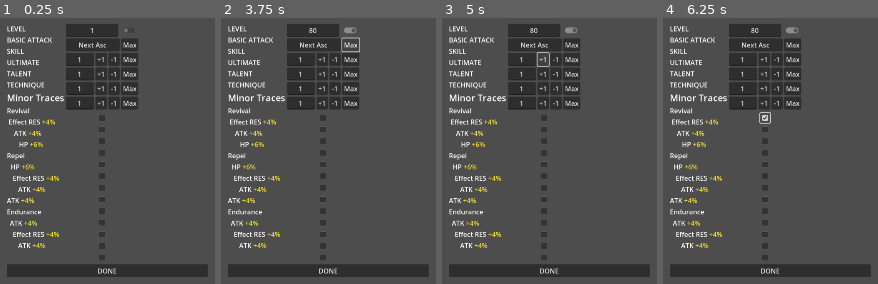
Above: before the commit, frames 1-4 (left to right).
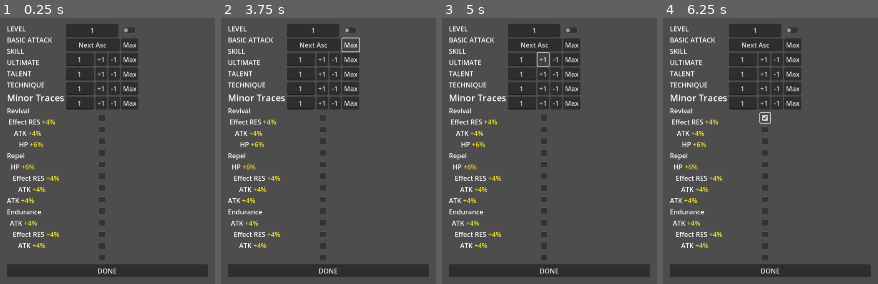
Above: after the commit, the same moments.

Repository: Rydahhhhhh/HoyoPlanner
Game: Godot game, scene res://Scenes/Character Planner Menu/character_planner_menu.tscn
Same seed, same stepped clock (60 frames per second), same inputs: the game is played once before the commit and once after it.
Inputs (mouse positions are in pixels of both pictures, inside the frame that each line leads up to):
- Up to frame 1 (0.25 s): no input
- Up to frame 2 (3.75 s): click "DONE" at 0.5 s; click "DONE" at 1.25 s; click "Next Asc" at 2 s; click "Next Asc" at 2.75 s; click "Max" at 3.5 s
- Up to frame 3 (5 s): click "+1" at 4.25 s
- Up to frame 4 (6.25 s): click "-1" at 5 s; click (766, 119) at 5.77 s

The runs differ from the first frame. In frame 1, less than 0.1% of the frame differs, in the area x 57-60%, y 4-6%; in frame 2, 0.2%, in the area x 40-63%, y 3-6%; in frame 3, 0.2%; in frame 4, 0.2%.
Error before the commit: Assertion failed. (res://Scenes/Character)
Error after the commit: Parse Error: Identifier "queued_value" not declared in the current scope. (res://Scenes/Character)

Commit message:
Made variables private

Diff:
--- a/Scenes/Character Planner Menu/int_input.gd
+++ b/Scenes/Character Planner Menu/int_input.gd
@@ -13,9 +13,9 @@
 @export var min_value: int = 1: set = set_min_value
 @export var max_value: int = 1: set = set_max_value
 
-var queued_value = null
-var validators: Array[Callable] = []
 
+var _validators: Array[Callable] = []
+var _queued_value = null
 func _ready() -> void:
 	text = str(value)
 	alignment = HORIZONTAL_ALIGNMENT_CENTER
